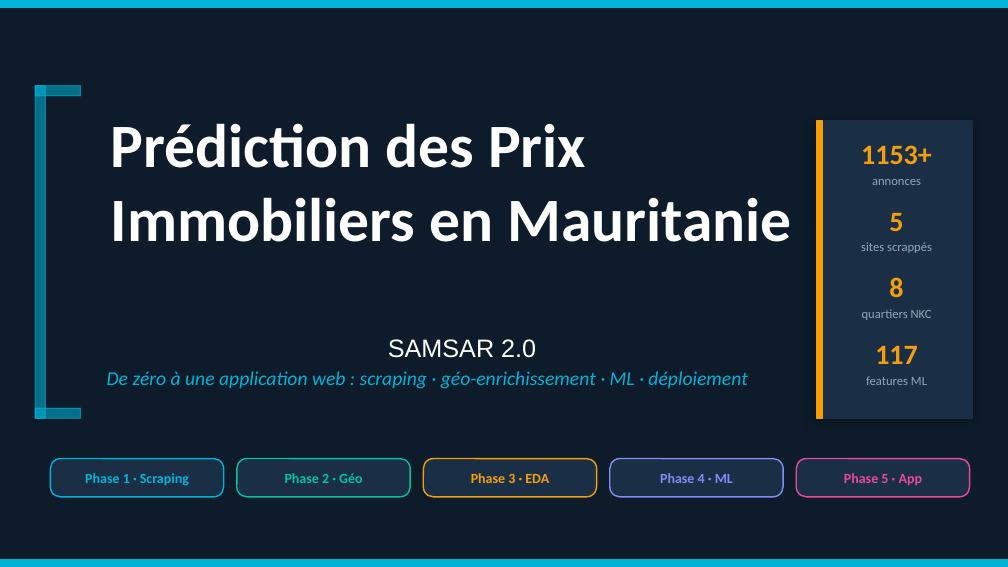
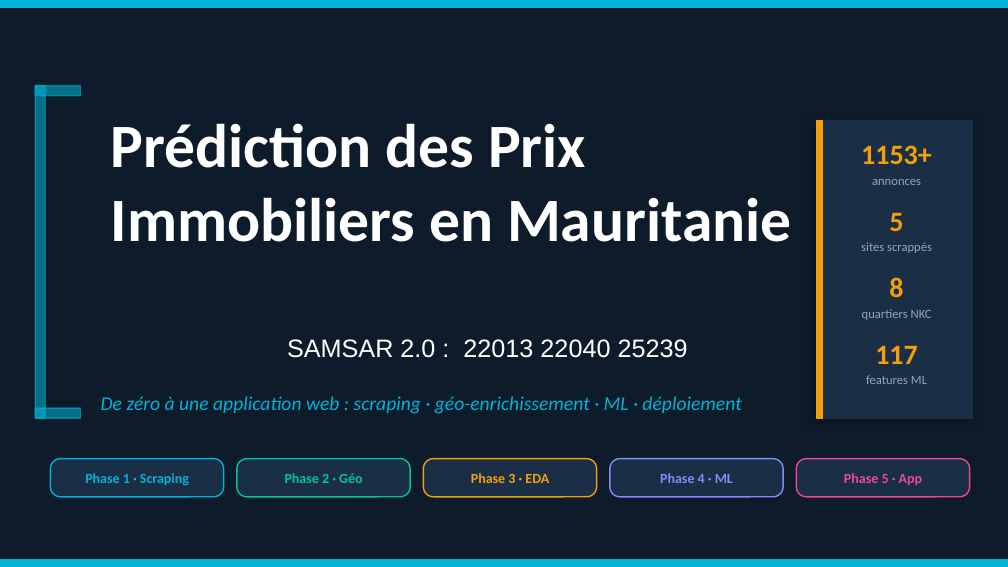
Before and after one commit to mustapha2200/MLCAPSTONE, a slide deck: slide 1 of capstone_presentation.pptx. Drawn at 1008x567 pixels with LibreOffice and Linux fonts; fonts in the diff are those of the drawing. Boxes give left, top, right and bottom in pixels: in the first picture for what was removed or moved away, otherwise in the second. Text is boxed around its words. In the diff, an @@ line names an element or a change of style, - is before the commit and + after.

```diff
--- a/capstone_presentation.pptx
+++ b/capstone_presentation.pptx
@@ text at (x1=287, y1=339, x2=688, y2=358): text changed @@
-SAMSAR 2.0
+SAMSAR 2.0 : 22013 22040 25239
@@ text "De zéro à une application ..." moved from (x1=107, y1=371, x2=747, y2=389) to (x1=101, y1=396, x2=741, y2=414) @@
```
Also in this commit, not shown: 1 other file.
